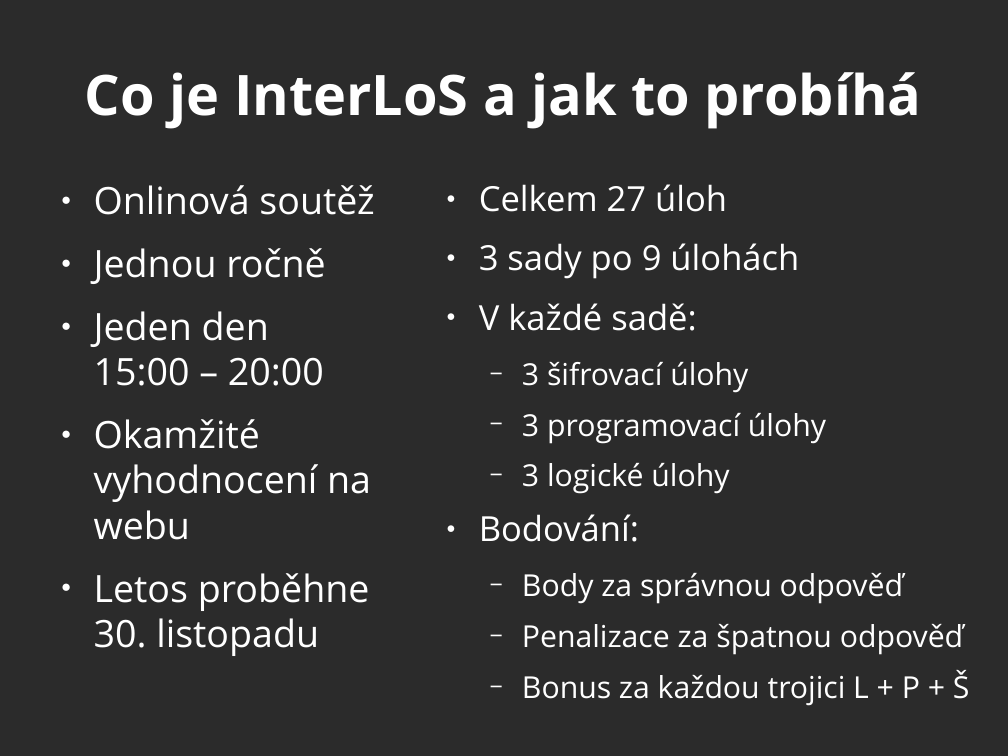
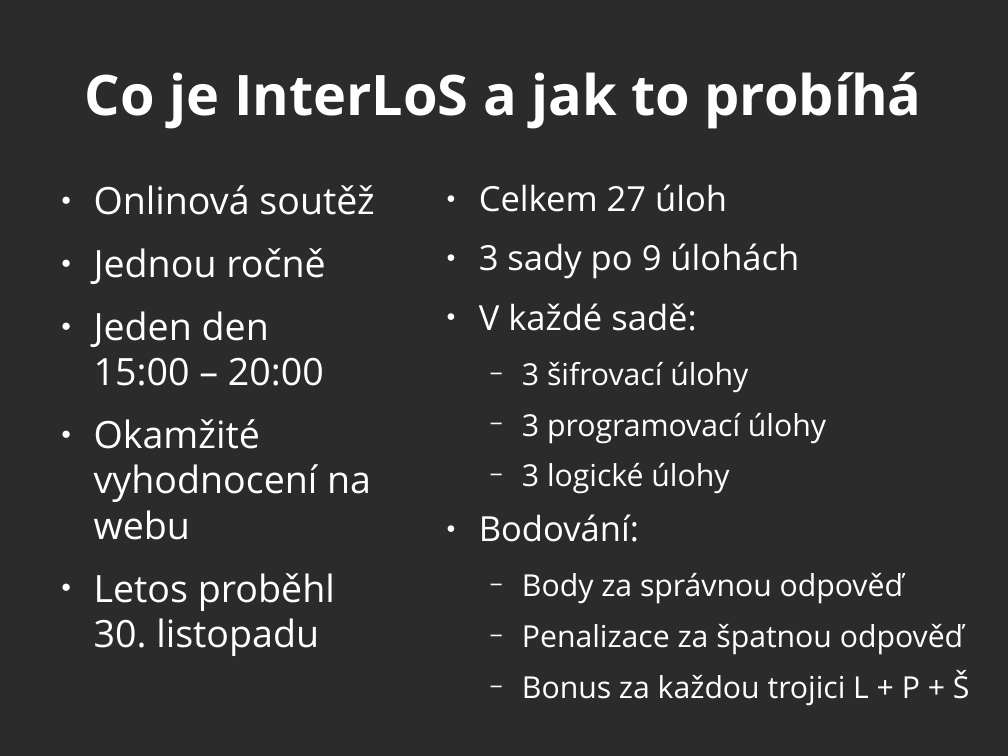
Before and after one commit to repli2dev/pa055-vizualization, a slide deck: slide 2 of Presentations/final-presentation.odp. Drawn at 1008x756 pixels with LibreOffice and Linux fonts; fonts in the diff are those of the drawing; background and template pictures are left out; a plain dark background stands for a picture behind light text. Boxes give left, top, right and bottom in pixels: in the first picture for what was removed or moved away, otherwise in the second. Text is boxed around its words. In the diff, an @@ line names an element or a change of style, - is before the commit and + after.

Commit message:
Fix typos in presentation

```diff
--- a/Presentations/final-presentation.odp
+++ b/Presentations/final-presentation.odp
@@ text at (94,573,335,656): text changed @@
-● Letos proběhne
-  30. listopadu
+● Letos proběhl
+  30. listopadu
```
Also in this commit, not shown: 3 other slides changed.
